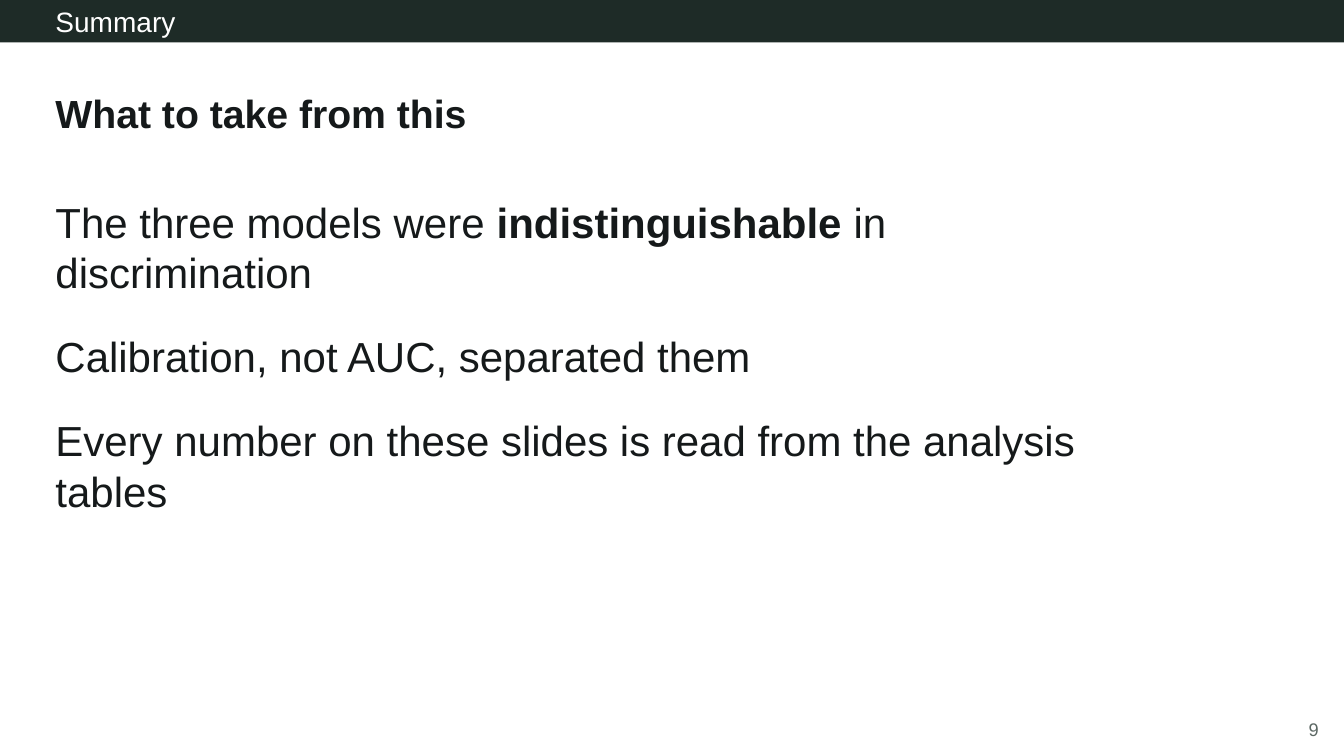
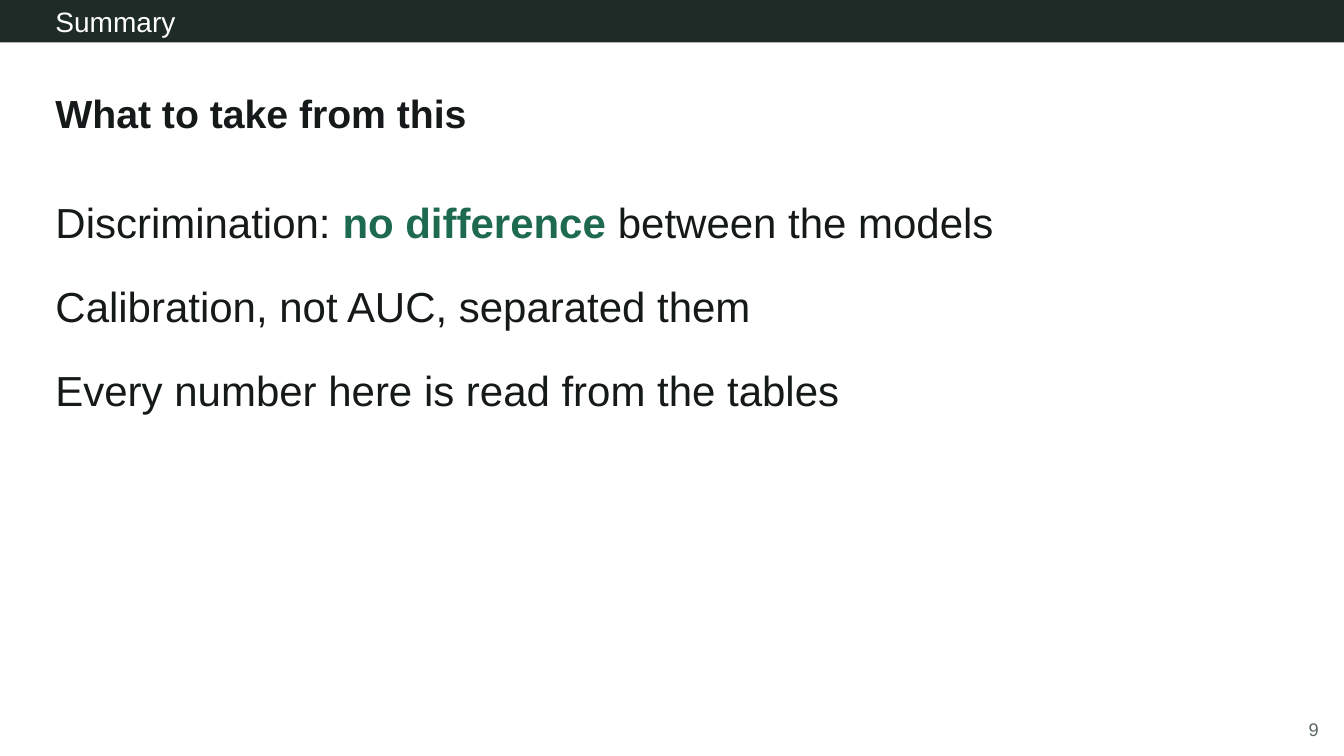
Before and after one commit to Aperivue/medsci-skills, a slide deck: slide 9 of demo/01_wisconsin_bc/presentation/demo1_wisconsin_bc.pptx. Drawn at 1344x756 pixels with LibreOffice and Linux fonts; fonts in the diff are those of the drawing. Boxes give left, top, right and bottom in pixels: in the first picture for what was removed or moved away, otherwise in the second. Text is boxed around its words. In the diff, an @@ line names an element or a change of style, - is before the commit and + after.

```diff
--- a/demo/01_wisconsin_bc/presentation/demo1_wisconsin_bc.pptx
+++ b/demo/01_wisconsin_bc/presentation/demo1_wisconsin_bc.pptx
@@ text at (55,207,993,239): text changed @@
-The three models were indistinguishable in discrimination
+Discrimination: no difference between the models
@@ text at (55,375,839,415): text changed @@
-Every number on these slides is read from the analysis tables
+Every number here is read from the tables
```
Also in this commit, not shown: 2 other slides changed, 8 other files.
